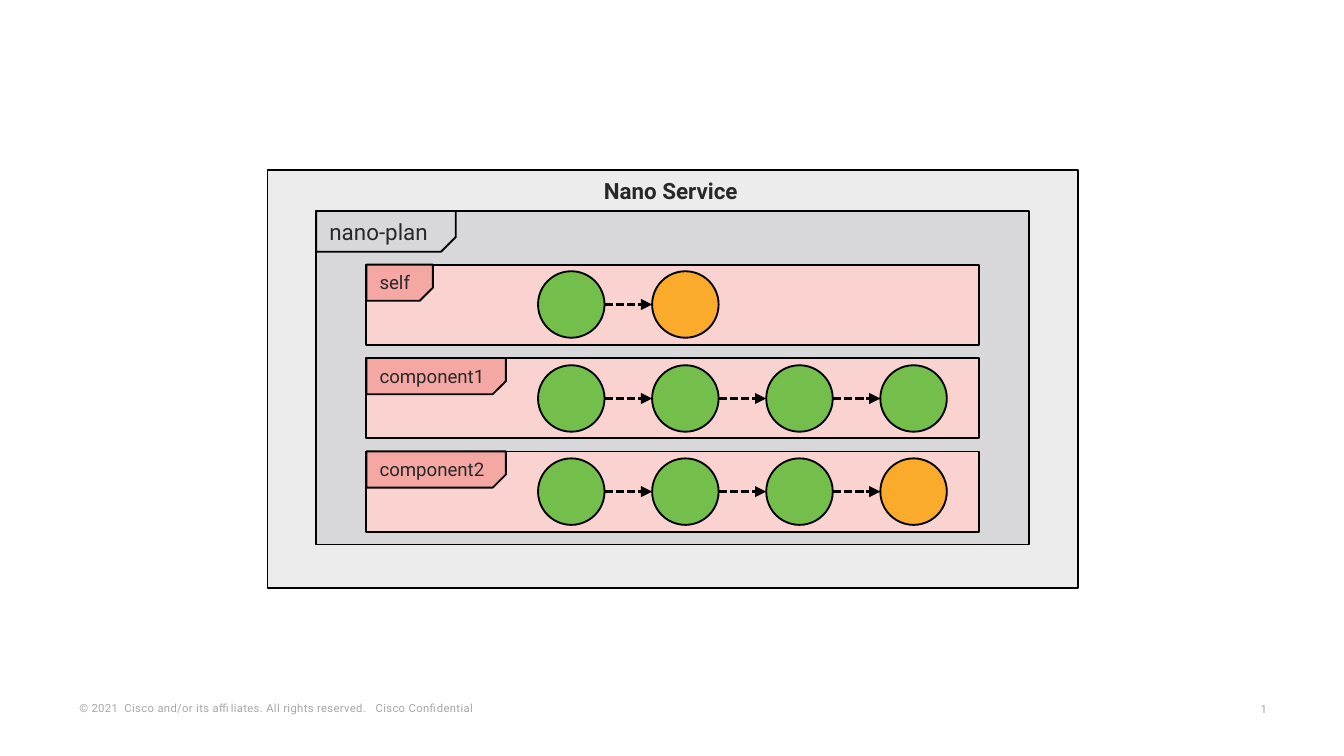
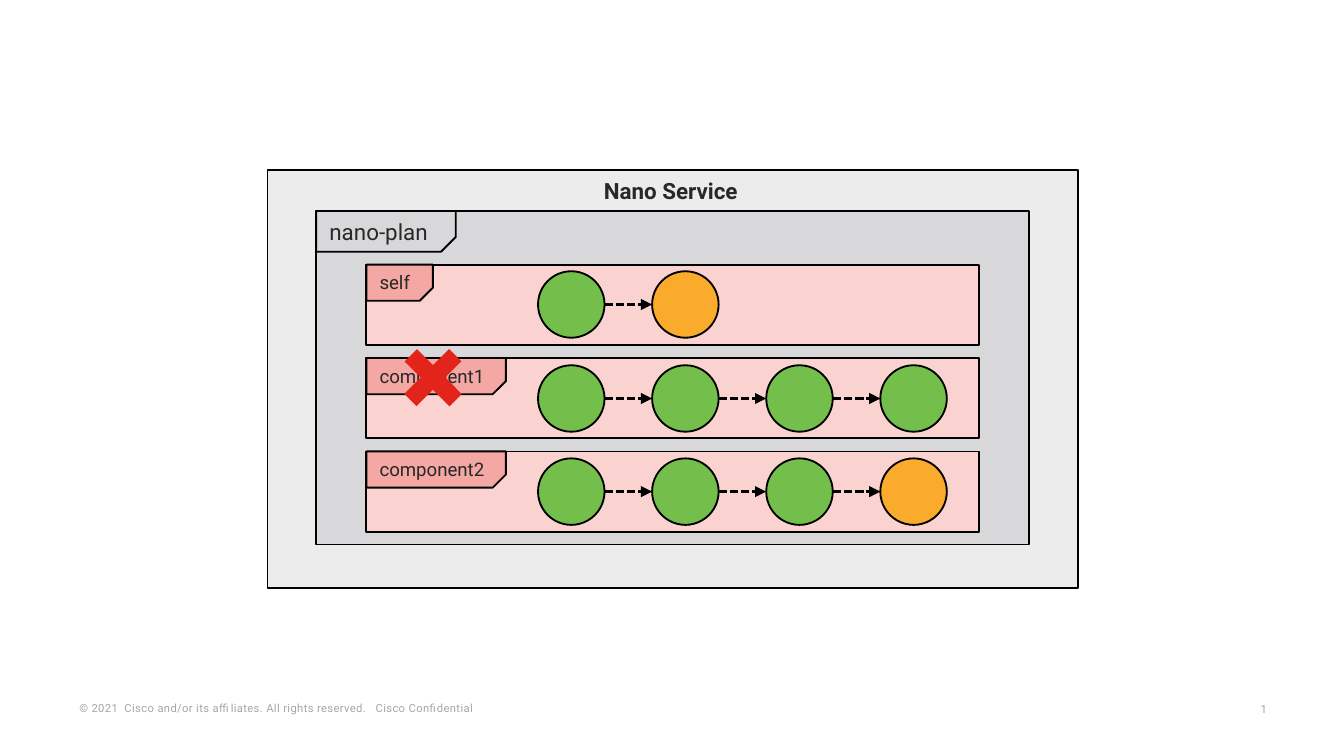
Before and after one commit to NSO-developer/nso-gitbook, a slide deck: slide 1 of images/back-component.pptx. Drawn at 1344x756 pixels with LibreOffice and Linux fonts; fonts in the diff are those of the drawing. Boxes give left, top, right and bottom in pixels: in the first picture for what was removed or moved away, otherwise in the second. Text is boxed around its words. In the diff, an @@ line names an element or a change of style, - is before the commit and + after.

```diff
--- a/images/back-component.pptx
+++ b/images/back-component.pptx
@@ rectangle added at [405,350,462,407], fill #E3241B @@
@@ rectangle added at [405,348,462,406], fill #E3241B @@
```
Also in this commit, not shown: 1 other file.
